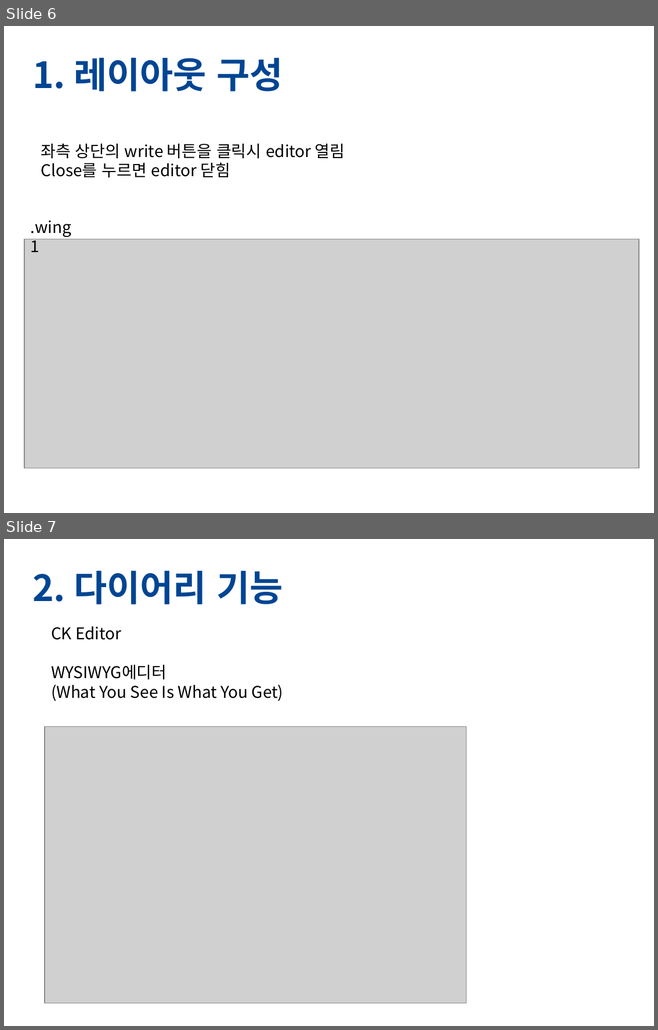
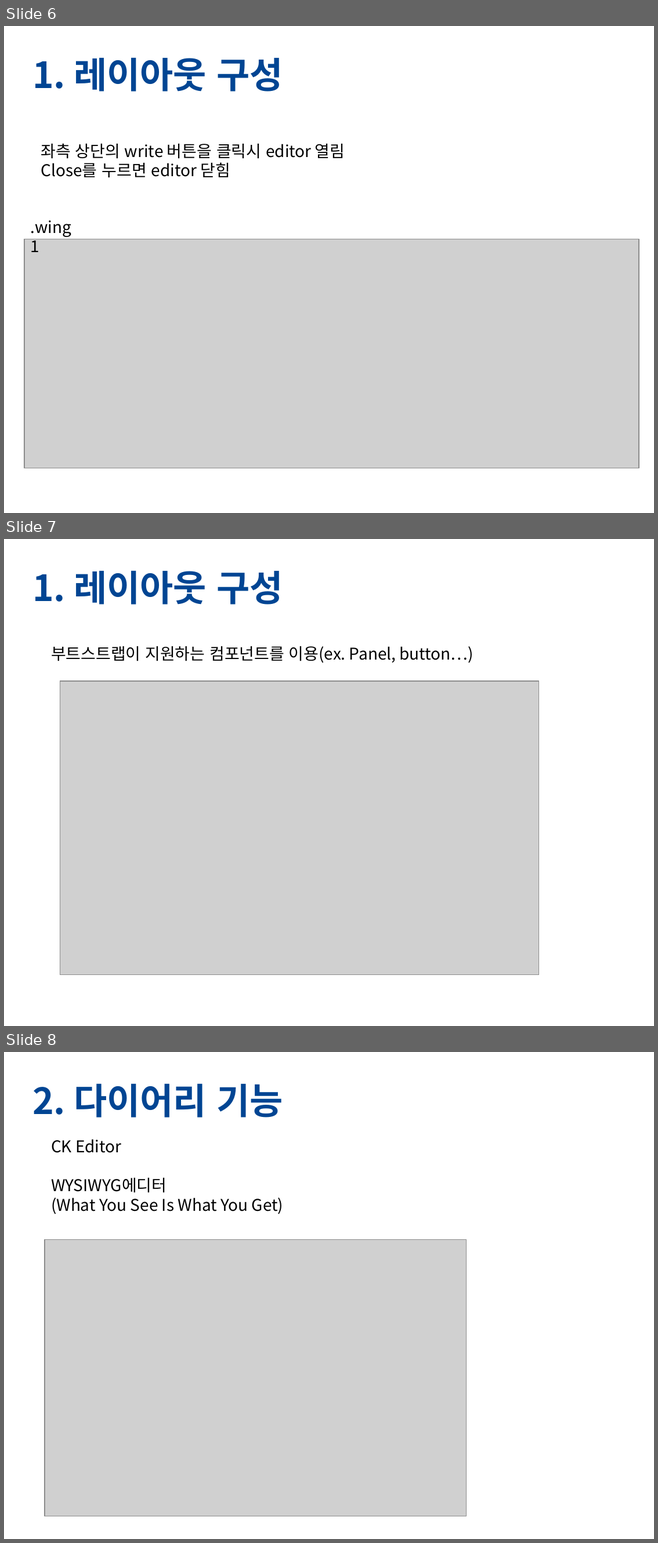
Before and after one commit to sg0415/201411268, a slide deck: 201411268문서.pptx. Shown one above the other, each under a label of ours: slides 6 and 7 before the commit, slides 6, 7 and 8 after it. The pictures are 658x1030 and 658x1543 pixels, drawn with LibreOffice and Linux fonts; fonts in the diff are those of the drawing; grey boxes stand for pictures; background and template pictures are left out. Boxes give left, top, right and bottom in pixels: in the first picture for what was removed or moved away, otherwise in the second. Text is boxed around its words. In the diff, an @@ line names an element or a change of style, - is before the commit and + after.

```diff
--- a/201411268문서.pptx
+++ b/201411268문서.pptx
@@ slide 7 added at (4,539,654,1026), background picture (left out) @@
@@ text added at (32,570,282,605), 40 pt, text #004593, bold @@
+1. 레이아웃 구성
@@ text added at (51,646,473,663), 18 pt, text #000000 @@
+부트스트랩이 지원하는 컴포넌트를 이용(ex. Panel, button…)
@@ picture added at (60,681,539,976) @@
@@ what was slide 7 is now slide 8 @@
```
